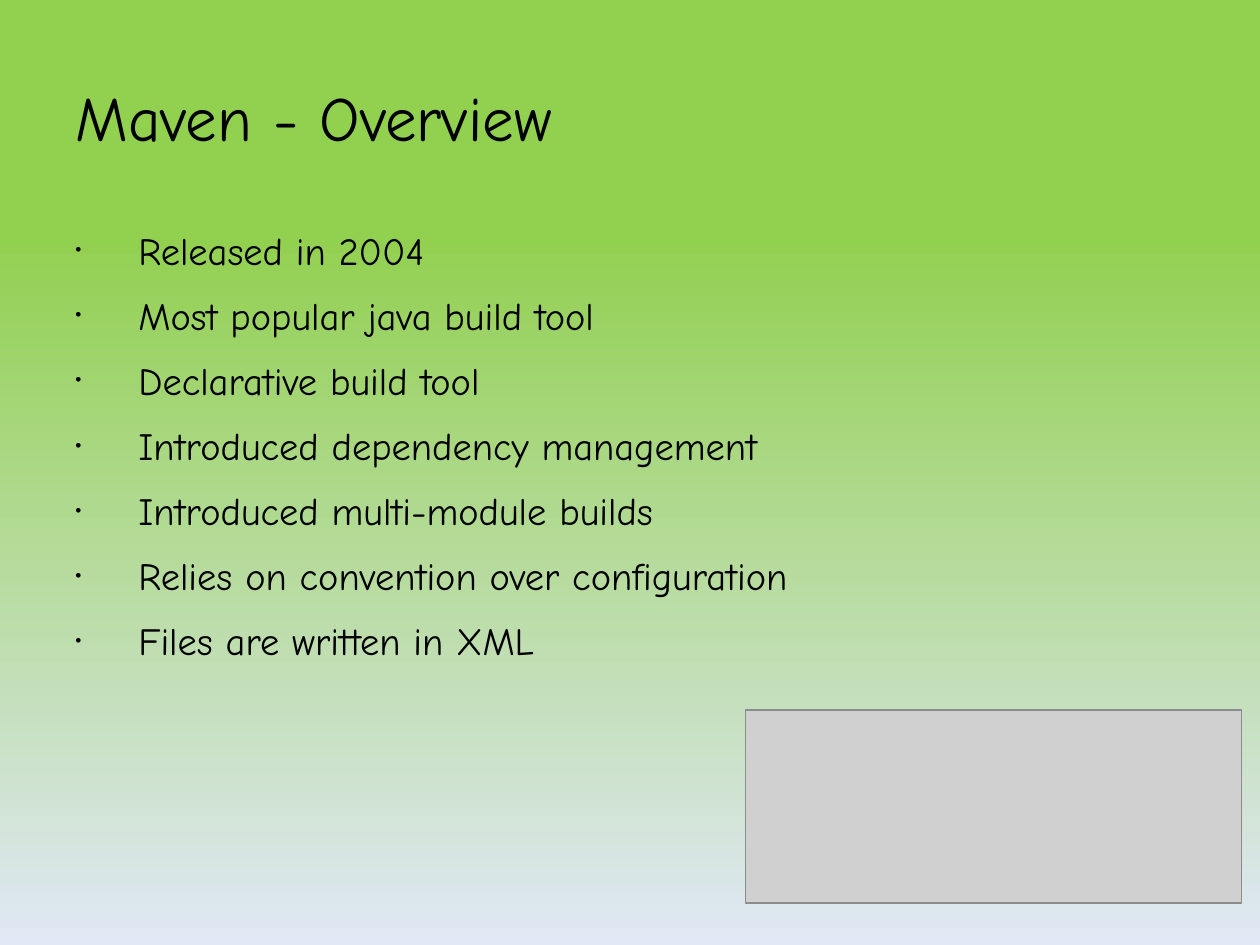
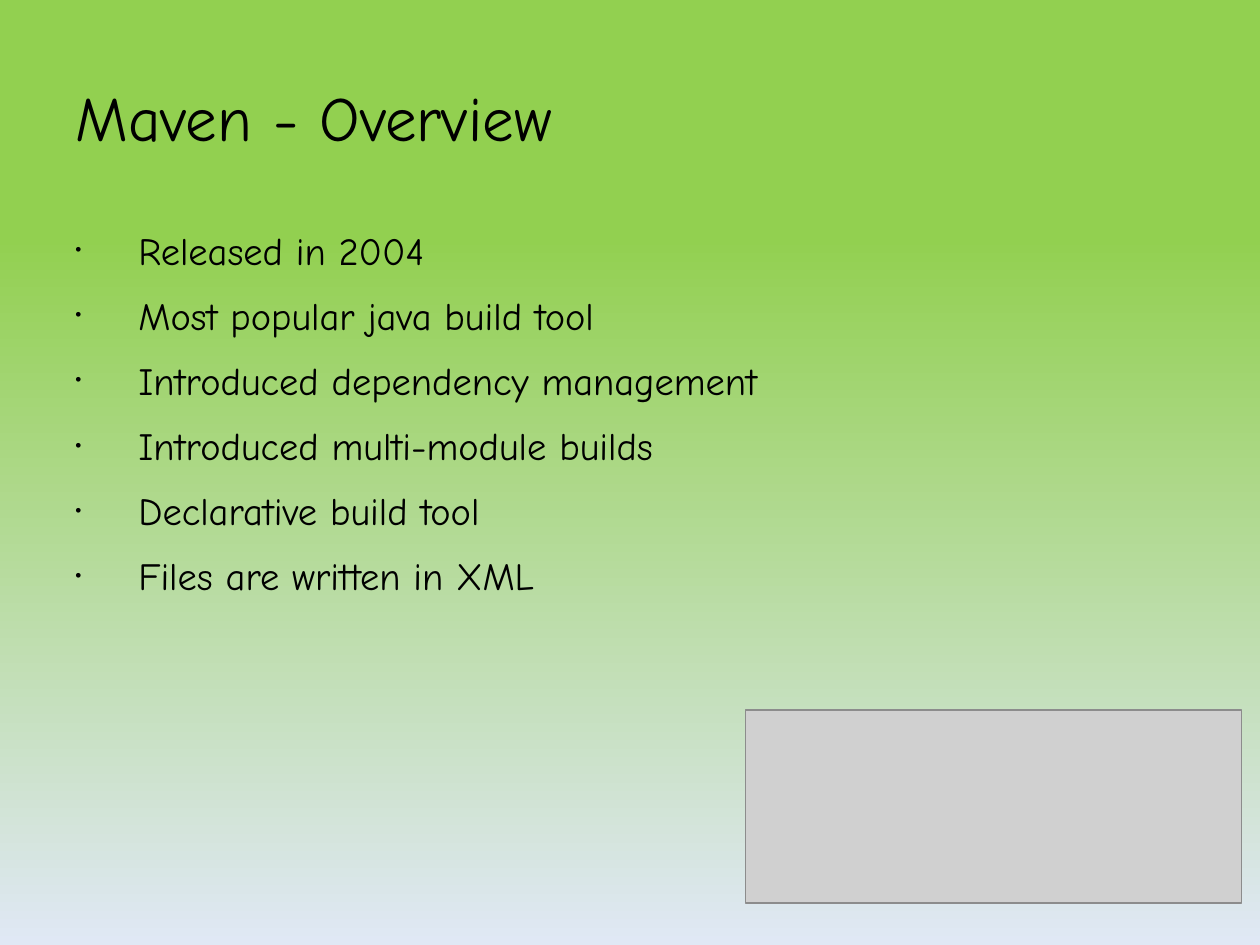
Before and after one commit to kob-aha/gradle-presentation, a slide deck: slide 9 of presentation/Introduction to Gradle.pptx. Drawn at 1260x945 pixels with LibreOffice and Linux fonts; fonts in the diff are those of the drawing; grey boxes stand for pictures. Boxes give left, top, right and bottom in pixels: in the first picture for what was removed or moved away, otherwise in the second. Text is boxed around its words. In the diff, an @@ line names an element or a change of style, - is before the commit and + after.

```diff
--- a/presentation/Introduction to Gradle.pptx
+++ b/presentation/Introduction to Gradle.pptx
@@ text at [138,368,480,396]: paragraph removed @@
-• Declarative build tool
@@ text at [138,498,480,526]: text changed @@
-• Relies on convention over configuration
+• Declarative build tool
```
Also in this commit, not shown: 4 other slides changed.
